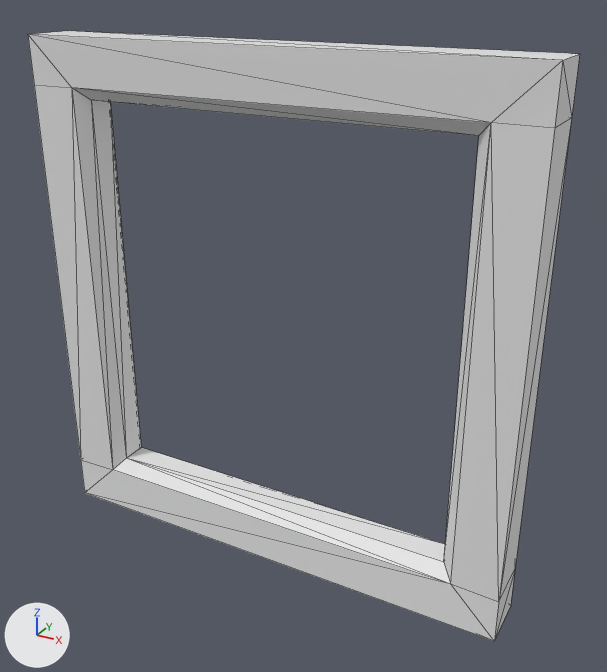
Two versions of the OBJ model Resources/Mesh/BGParts/window/window.obj, one commit apart.
Before and after are seen from a 50 mm lens placed at (1.54, -2.57, 2.27), pointed at (0.11, 0.04, 0.96). Lighting does not change. The marker at lower left points along +X, +Y and +Z. The first picture is the older version. Mesh edges are drawn as thin lines. Where no turn or scale is listed for an object, it has been applied to the vertices. Vertices at exactly the same position are counted once.

The first picture shows 'window'.
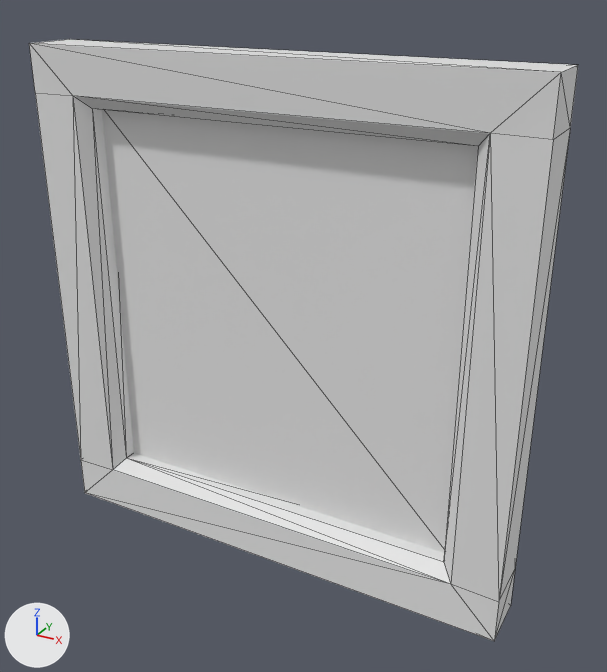
Where the change shows, as pixel boxes (x1, y1, x2, y2) in the pictures (607 x 672 px; the box of a moved part takes in the faces that stretch with it):
```json
{"object": "window", "change": "mesh rescaled", "before": [28, 31, 580, 641], "after": [29, 39, 578, 641]}
{"object": "model_4554", "change": "added", "after": [102, 110, 478, 553]}
{"part": 1, "of": "me_window", "change": "moved or reshaped", "before": [28, 31, 580, 602], "after": [29, 39, 578, 602]}
```

Edits to the scene script, one JSON object a line:
```json
{"block": "me_window", "where": "# used by ob_window; location = (0.0, 0.0, 0.0)"}
{"op": "remove", "block": "me_window", "code": "me_window.from_pydata(...)  # 32 vertices, 64 faces; spans x -1.0..1.0, y -0.11..0.11, z -0.03..2.03"}
{"op": "add", "block": "me_window", "code": "me_window.from_pydata(...)  # 32 vertices, 64 faces; spans x -1.0..1.0, y -0.11..0.11, z -0.03..2.0"}
{"block": "me_window", "change": "me_window part 1: the whole mesh is scaled about the mesh origin by (1, 1, 0.983)"}
{"op": "add", "block": "me_model_4554", "code": ["me_model_4554 = bpy.data.meshes.new('model_4554')", "me_model_4554.from_pydata([(-0.81, 0.0, 0.15), (0.81, 0.0, 0.15), (-0.81, 0.0, 1.82), (0.81, 0.0, 1.82)], [], [(2, 1, 3), (0, 1, 2)])"]}
{"op": "add", "block": "ob_model_4554", "code": ["ob_model_4554 = bpy.data.objects.new('model_4554', me_model_4554)", "ob_model_4554.location = (0.0, 0.0, 0.0)"]}
```
